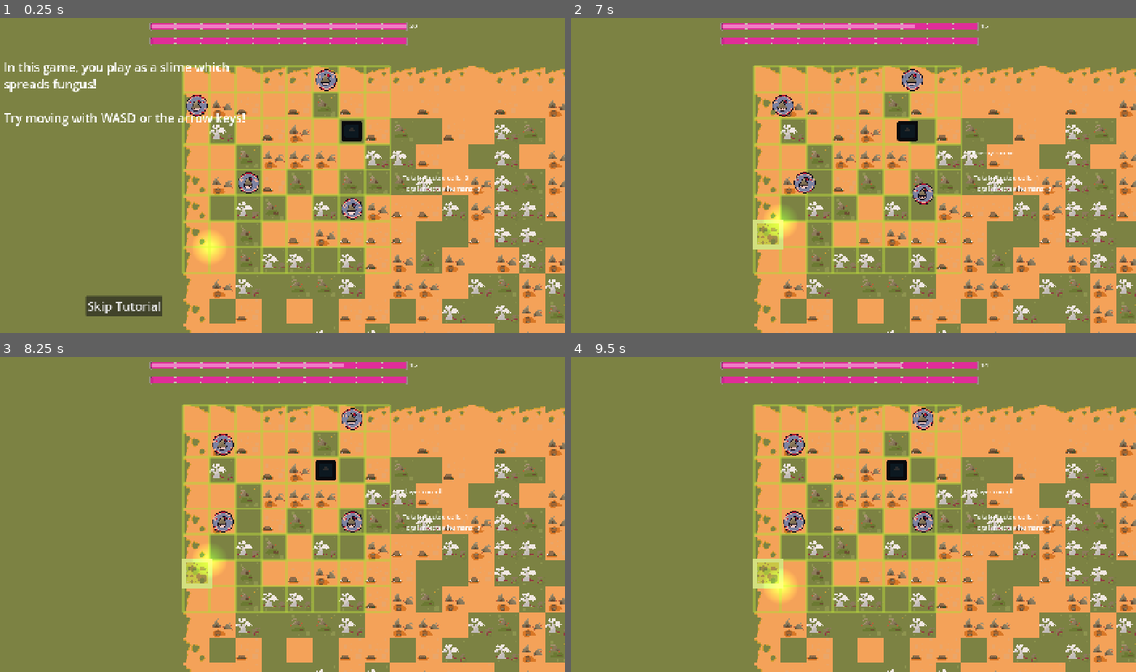
Above: before the commit, frames 1-4 (two rows, left to right).
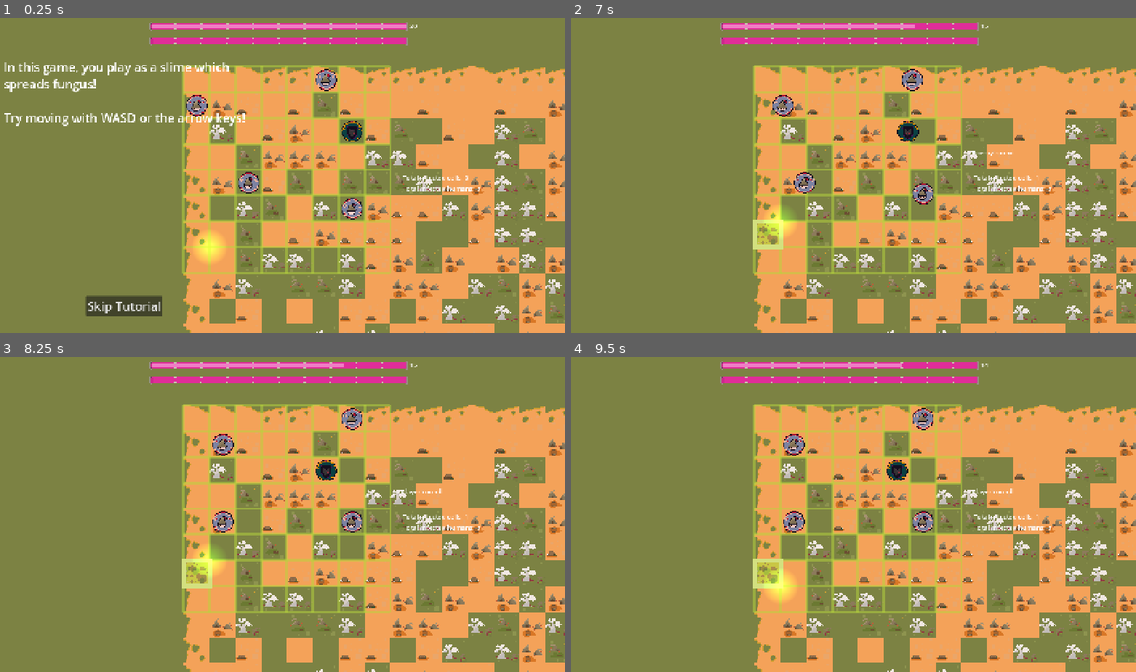
Above: after the commit, the same moments.

Repository: Sooshimi/mould
Game: Godot game, scene res://scenes/game_8x8.tscn
The game is run twice, just before and just after one commit, with the same random seed, the same clock (stepped at 60 frames per second) and the same inputs. This scene is started directly instead of the project's main scene. The engine's default icon, where the game draws it, is replaced by a stand-in: a white triangle on a blue panel in a dark square. Sound files missing from this copy of the repository are replaced by a short silence.
Inputs:
- Up to frame 1 (0.25 s): no input
- Up to frame 2 (7 s): tap Enter at 0.5, 2.75, 4.25 s; hold W (up) 0.53-1.25 s; click "Skip Tutorial" at 1.25 s; tap Space at 2, 3.5, 5 s; hold W (up) 2.03-2.78 s; hold A (left) 2.78-4.28 s; hold S (down) 4.28-5.03 s; hold D (right) 5.03-5.78 s; hold W (up) 5.78-6.53 s; hold D (right) from 6.53 s (still down)
- Up to frame 3 (8.25 s): keep holding D (right)
- Up to frame 4 (9.5 s): release D (right) at 8.78 s; hold S (down) from 8.78 s (still down)

The runs differ from the first frame. In frame 1, 0.2% of the frame differs, in the area x 60-65%, y 32-40%; in frame 2, 0.2%, in the area x 57-62%, y 32-40%; in frame 3, 0.2%; in frame 4, 0.2%.

Commit message:
update wolf sprite

Diff:
--- a/scenes/characters/wolf.tscn
+++ b/scenes/characters/wolf.tscn
@@ -1,7 +1,7 @@
 [gd_scene load_steps=7 format=3 uid="uid://xfg7okyqnmb3"]
 
 [ext_resource type="Script" uid="uid://b65iqcf5yf862" path="res://scripts/characters/wolf.gd" id="1_jrowp"]
-[ext_resource type="Texture2D" uid="uid://bq4ps6bph0kv0" path="res://icon.svg" id="2_3a5b2"]
+[ext_resource type="Texture2D" uid="uid://dqyfo4xaf2gcd" path="res://assets/wolf_counter.png" id="2_d1dyp"]
 [ext_resource type="AudioStream" uid="uid://bymnnvyhrn1nc" path="res://audio/SFX/wolf_kill_human.wav" id="3_d1dyp"]
 
 [sub_resource type="RectangleShape2D" id="RectangleShape2D_371uh"]
@@ -19,9 +19,7 @@
 script = ExtResource("1_jrowp")
 
 [node name="Sprite2D" type="Sprite2D" parent="."]
-modulate = Color(0.16924527, 0.1692453, 0.16924527, 1)
-scale = Vector2(0.2, 0.2)
-texture = ExtResource("2_3a5b2")
+texture = ExtResource("2_d1dyp")
 
 [node name="CollisionShape2D" type="CollisionShape2D" parent="."]
 shape = SubResource("RectangleShape2D_371uh")
Binary file added: assets/wolf_counter.png
Not shown, added: assets/wolf_counter.png.import
